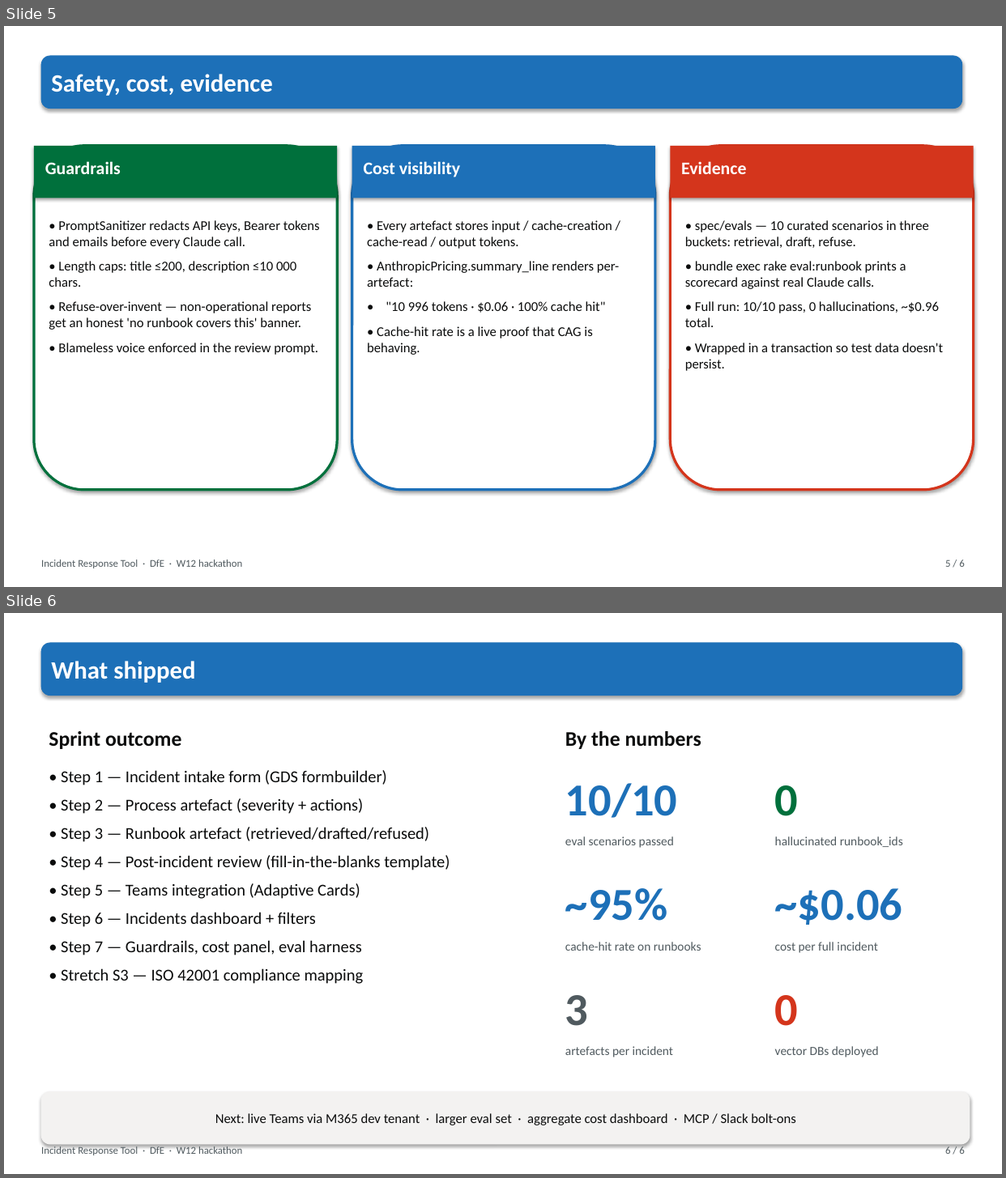
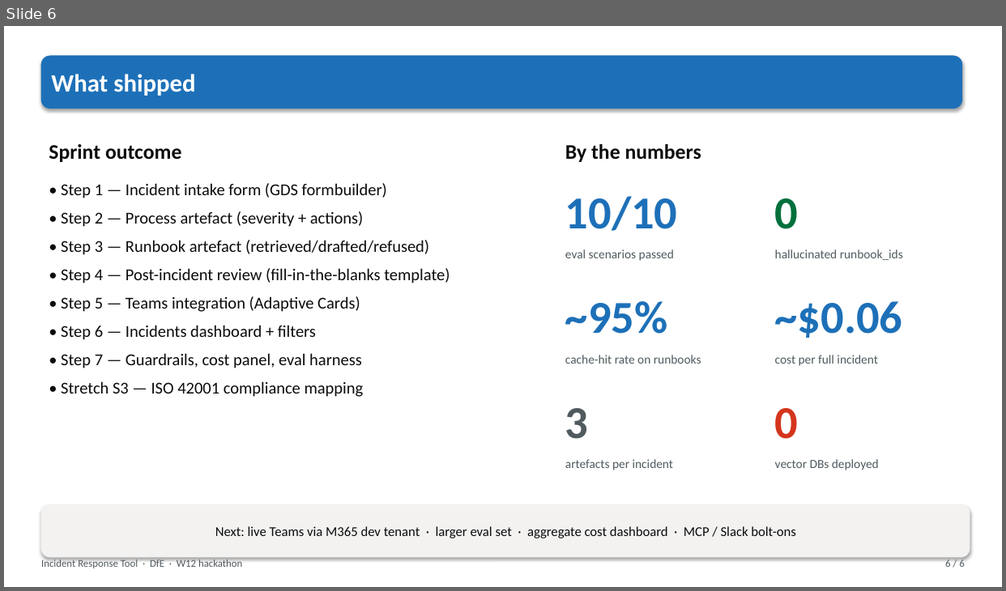
Before and after one commit to DFE-Digital/incident-response-tool, a slide deck: docs/incident-response-tool.pptx. Shown one above the other, each under a label of ours: slides 5 and 6 before the commit, slide 6 after it. The pictures are 1006x1178 and 1006x591 pixels, drawn with LibreOffice and Linux fonts; fonts in the diff are those of the drawing. Boxes give left, top, right and bottom in pixels: in the first picture for what was removed or moved away, otherwise in the second. Text is boxed around its words. In the diff, an @@ line names an element or a change of style, - is before the commit and + after.

Commit message:
Rework deck: intro, user journey, screenshots, next steps; drop cost + CAG slides
Restructured per user direction:

1. Title (kept, tagline changed to "Turning panic into a shape").
2. NEW — Introduction framed around poor incident management as a
   cause of friction and panic. Two-column: "the pattern we see"
   (five bullets naming the actual on-caller experience) and "the
   effect" (Panic / Friction / Repeat incidents). Callout at the
   bottom: this is a coordination problem AI can help with without
   replacing the humans fixing.
3. NEW — User journey expanded. Eight numbered steps in a 3×3 grid
   (with the 7th/8th spanning wider): report → get process → find
   runbook → fix → mark resolved → get retro draft. Plus the two
   cross-cutting ones (Teams thread post + telemetry/eval). Ends
   on the guiding principle "the tool helps. It does not decide,
   and it does not run commands."
4. NEW — "See it in action" — 2×2 grid of dashed-border placeholder
   boxes with captions naming the four screenshots to paste in
   before presenting (intake form, process artefact, runbook,
   review/Teams card).
5. NEW — "What we'd do next" as a full slide: two columns
   (Product / Trust and scale) each with 6-7 bullets covering
   live Teams via M365 dev tenant, MCP / Slack bolt-ons, streaming,
   larger eval + adversarial bucket, drift detection, cost
   dashboard, RAG migration at scale, ISO 42001 gap closure,
   background jobs.
6. What shipped (kept unchanged per user).

Dropped slides:
- Cost panel slide (Guardrails/Cost/Evidence) — content lives in
  the compliance doc.
- CAG vs RAG deep-dive — same, in compliance.md section 3.

Deck source still in docs/build_deck.py — regenerate with
`python3 docs/build_deck.py`.

```diff
--- a/docs/incident-response-tool.pptx
+++ b/docs/incident-response-tool.pptx
@@ slide 5 removed at box(4, 26, 1002, 587), background #FFFFFF @@
@@ rounded rectangle removed at box(41, 56, 962, 109) @@
-Safety, cost, evidence
@@ rounded rectangle removed at box(34, 146, 337, 490) @@
@@ rectangle removed at box(34, 146, 337, 199) @@
@@ rounded rectangle removed at box(352, 146, 655, 490) @@
@@ rectangle removed at box(352, 146, 655, 199) @@
@@ rounded rectangle removed at box(671, 146, 974, 490) @@
@@ rectangle removed at box(671, 146, 974, 199) @@
@@ text removed at box(45, 161, 121, 174) @@
-Guardrails
@@ text removed at box(364, 161, 460, 177) @@
-Cost visibility
@@ text removed at box(681, 161, 746, 174) @@
-Evidence
@@ text removed at box(49, 220, 320, 355) @@
-• PromptSanitizer redacts API keys, Bearer tokens and emails before every Claude call.
-• Length caps: title ≤200, description ≤10 000 chars.
-• Refuse-over-invent — non-operational reports get an honest 'no runbook covers this' banner.
-• Blameless voice enforced in the review prompt.
@@ text removed at box(367, 220, 619, 355) @@
-• Every artefact stores input / cache-creation / cache-read / output tokens.
-• AnthropicPricing.summary_line renders per-artefact:
-• "10 996 tokens · $0.06 · 100% cache hit"
-• Cache-hit rate is a live proof that CAG is behaving.
@@ text removed at box(685, 220, 943, 371) @@
-• spec/evals — 10 curated scenarios in three buckets: retrieval, draft, refuse.
-• bundle exec rake eval:runbook prints a scorecard against real Claude calls.
-• Full run: 10/10 pass, 0 hallucinations, ~$0.96 total.
-• Wrapped in a transaction so test data doesn't persist.
@@ text removed at box(41, 560, 242, 569) @@
-Incident Response Tool · DfE · W12 hackathon
@@ text removed at box(945, 560, 964, 567) @@
-5 / 6
```
Also in this commit, not shown: 1 slide changed, 4 slides added, 3 other slides removed, 1 other file.
